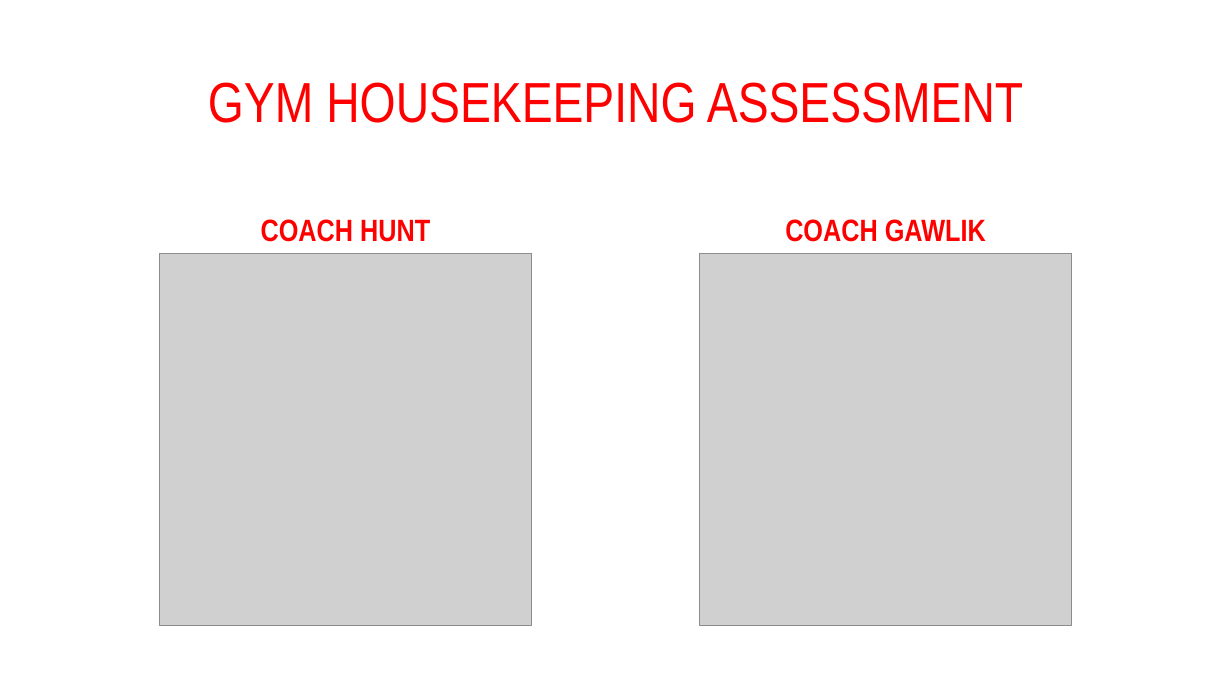
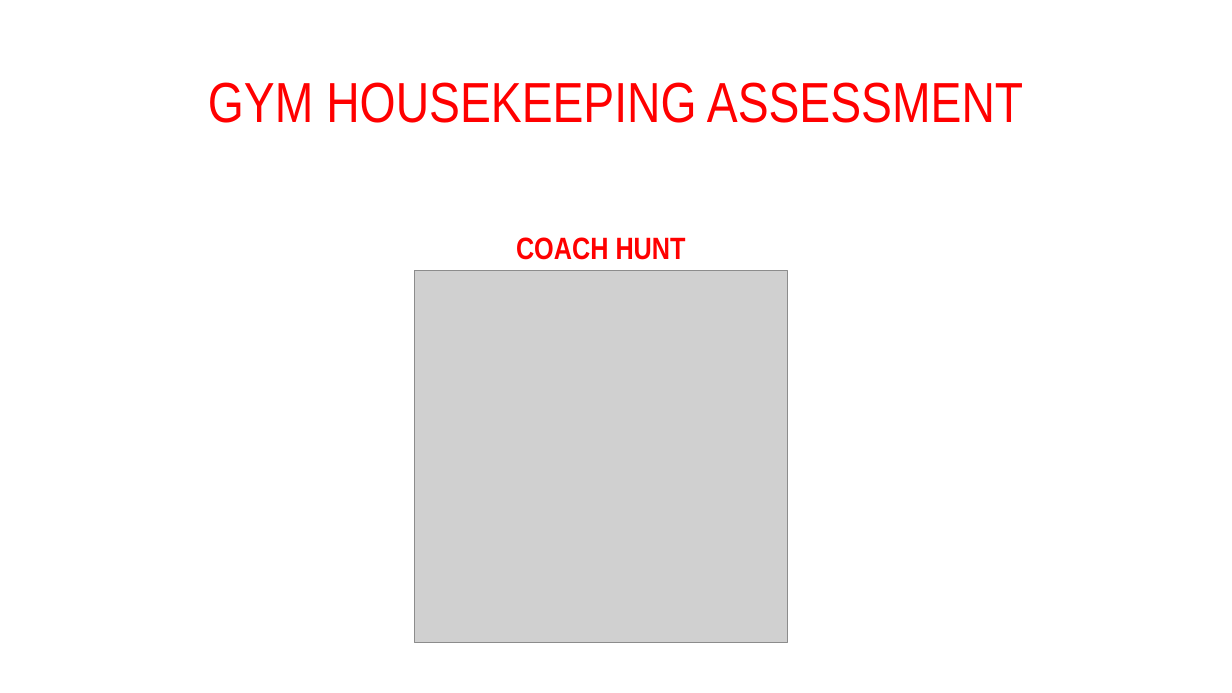
Before and after one commit to khunt247/Teaching-Portfolio, a slide deck: slide 10 of Projects/physical-education-curriculum/presentations/classroom-management/GYM HOUSEKEEPING.pptx. Drawn at 1232x693 pixels with LibreOffice and Linux fonts; fonts in the diff are those of the drawing; grey boxes stand for pictures. Boxes give left, top, right and bottom in pixels: in the first picture for what was removed or moved away, otherwise in the second. Text is boxed around its words. In the diff, an @@ line names an element or a change of style, - is before the commit and + after.

```diff
--- a/Projects/physical-education-curriculum/presentations/classroom-management/GYM HOUSEKEEPING.pptx
+++ b/Projects/physical-education-curriculum/presentations/classroom-management/GYM HOUSEKEEPING.pptx
@@ text "COACH HUNT": place and size @@
-text "COACH HUNT" at [261, 219, 430, 242]
+text "COACH HUNT" at [516, 237, 686, 260]
@@ text removed at [785, 219, 986, 242] @@
-COACH GAWLIK
@@ picture removed at [700, 253, 1072, 626] @@
@@ picture: place and size @@
-picture at [159, 253, 531, 626]
+picture at [415, 271, 787, 643]
```
Also in this commit, not shown: 1 slide removed, 36 other files.
